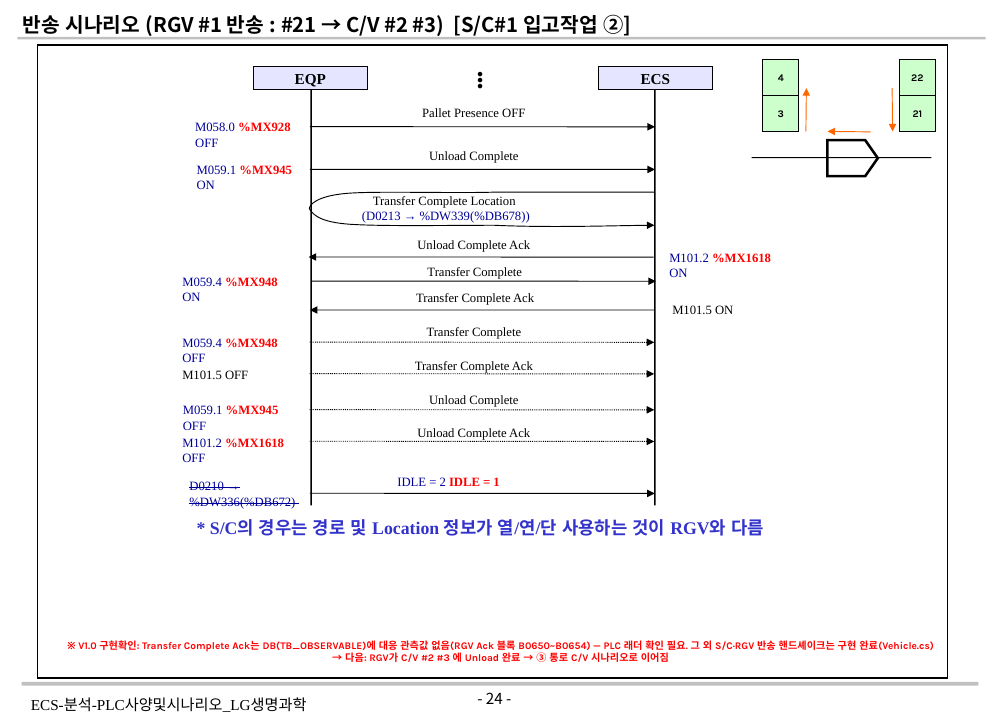
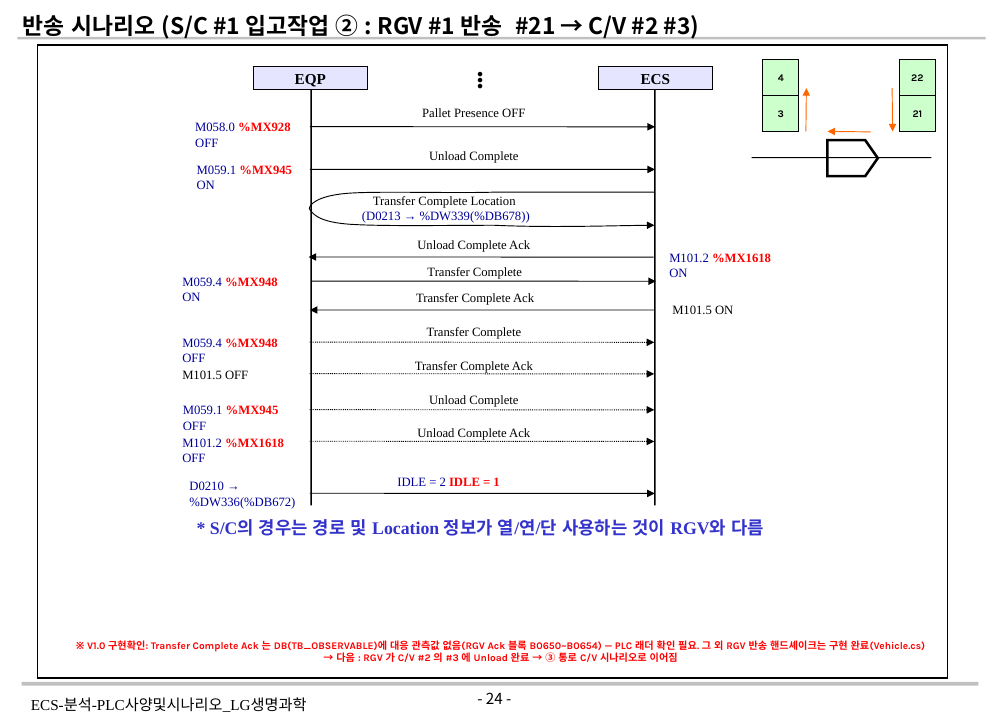
Before and after one commit to yeorijby-coder/LGLS_ALL, a slide deck: slide 24 of ECS-분석-PLC사양및시나리오_LG생명과학_V1.3_20260819.pptx. Drawn at 1008x723 pixels with LibreOffice and Linux fonts; fonts in the diff are those of the drawing; background and template pictures are left out. Boxes give left, top, right and bottom in pixels: in the first picture for what was removed or moved away, otherwise in the second. Text is boxed around its words. In the diff, an @@ line names an element or a change of style, - is before the commit and + after.

```diff
--- a/ECS-분석-PLC사양및시나리오_LG생명과학_V1.3_20260819.pptx
+++ b/ECS-분석-PLC사양및시나리오_LG생명과학_V1.3_20260819.pptx
@@ text at bbox=[23, 14, 700, 39]: text changed; size 16 to 18 pt @@
-반송 시나리오 (RGV #1 반송 : #21 → C/V #2 #3) [S/C#1 입고작업 ②]
+반송 시나리오 (S/C #1 입고작업 ② : RGV #1 반송 #21 → C/V #2 #3)
@@ text "D0210 → %DW336(%DB672)" at bbox=[189, 481, 295, 509]: strikethrough off @@
@@ text at bbox=[87, 639, 926, 665]: text changed @@
-※ V1.0 구현확인: Transfer Complete Ack는 DB(TB_OBSERVABLE)에 대응 관측값 없음(RGV Ack 블록 B0650~B0654) — PLC 래더 확인 필요. 그 외 S/C·RGV 반송 핸드셰이크는 구현 완료(Vehicle.cs)
-→ 다음: RGV가 C/V #2 #3 에 Unload 완료 → ③ 통로 C/V 시나리오로 이어짐
+※ V1.0 구현확인: Transfer Complete Ack 는 DB(TB_OBSERVABLE)에 대응 관측값 없음(RGV Ack 블록 B0650~B0654) — PLC 래더 확인 필요. 그 외 RGV 반송 핸드셰이크는 구현 완료(Vehicle.cs)
+→ 다음 : RGV 가 C/V #2 의 #3 에 Unload 완료 → ③ 통로 C/V 시나리오로 이어짐
```
Also in this commit, not shown: 19 other slides changed, 36 slides removed.
